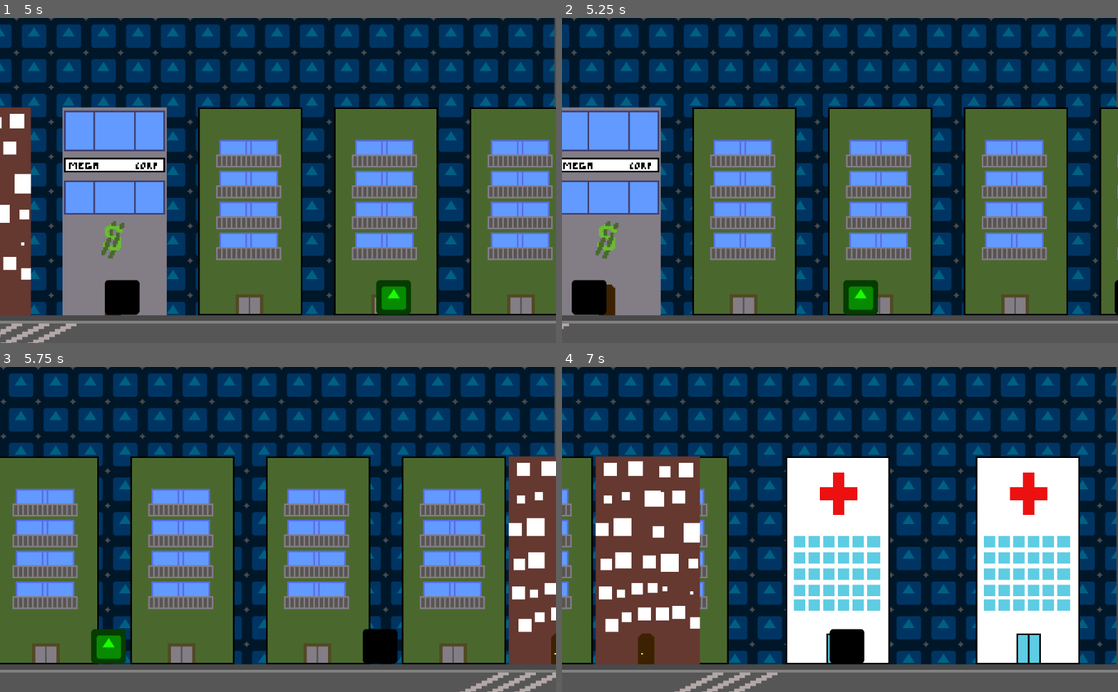
Above: before the commit, frames 1-4 (two rows, left to right).
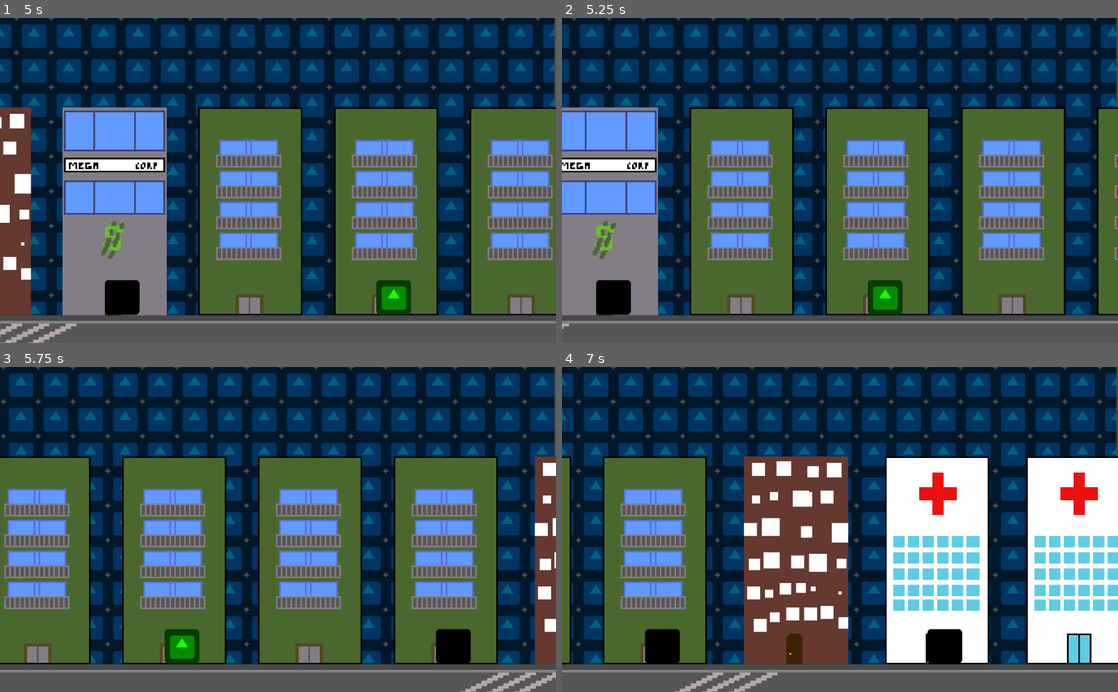
Above: after the commit, the same moments.

Repository: Telkan/LudumDare50
Game: Godot game, scene res://Scenes/Game.tscn
The game is run twice, just before and just after one commit, with the same random seed, the same clock (stepped at 60 frames per second) and the same inputs. The engine's default icon, where the game draws it, is replaced by a stand-in: a white triangle on a blue panel in a dark square.
Inputs:
- Up to frame 1 (5 s): hold Right (ui_right) 0.53-2.03 s; tap Up (ui_up) at 0.77, 1.52, 3.02, 3.77, 4.52 s; hold Left (ui_left) 2.03-2.78 s; hold Right (ui_right) 2.78-4.28 s; hold Left (ui_left) from 4.28 s (still down)
- Up to frame 2 (5.25 s): release Left (ui_left) at 5.03 s; hold Right (ui_right) from 5.03 s (still down)
- Up to frame 3 (5.75 s): keep holding Right (ui_right)
- Up to frame 4 (7 s): release Right (ui_right) at 5.78 s; hold Left (ui_left) from 5.78 s (still down); tap Up (ui_up) at 6.02, 6.77 s

Frame 1 is identical in both runs. In frame 2, 12% of the frame differs, in the area x 0-100%, y 27-92%; in frame 3, 23%; in frame 4, 55%.

Commit message:
Fix acceleration

Diff:
--- a/Decors/Maison/BigHouse.gd
+++ b/Decors/Maison/BigHouse.gd
@@ -1,5 +1,4 @@
-extends Node2D
-
+extends "res://Scripts/ScrollMovement.gd"
 
 # Declare member variables here. Examples:
 # var a = 2
@@ -21,7 +20,7 @@
 
 # Called every frame. 'delta' is the elapsed time since the previous frame.
 func _process(delta):
-	translate(Vector2(-runSpeed*delta,0))
+	move(delta)
 
 func _on_VisibilityNotifier2D_screen_exited():
 	queue_free()
--- a/Scenes/Timer.gd
+++ b/Scenes/Timer.gd
@@ -17,5 +17,5 @@
 
 
 func _on_Timer_timeout():
-	Globals.travelSpeed += 200
+	Globals.travelSpeed += 20
 	pass # Replace with function body.
